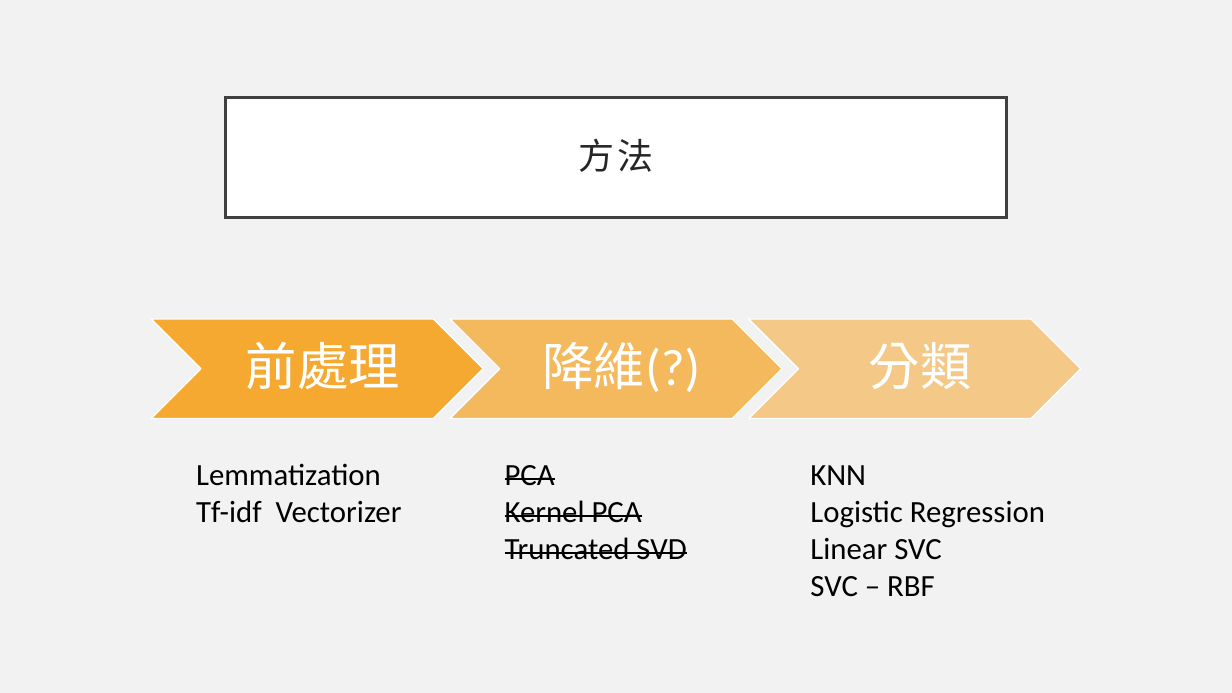
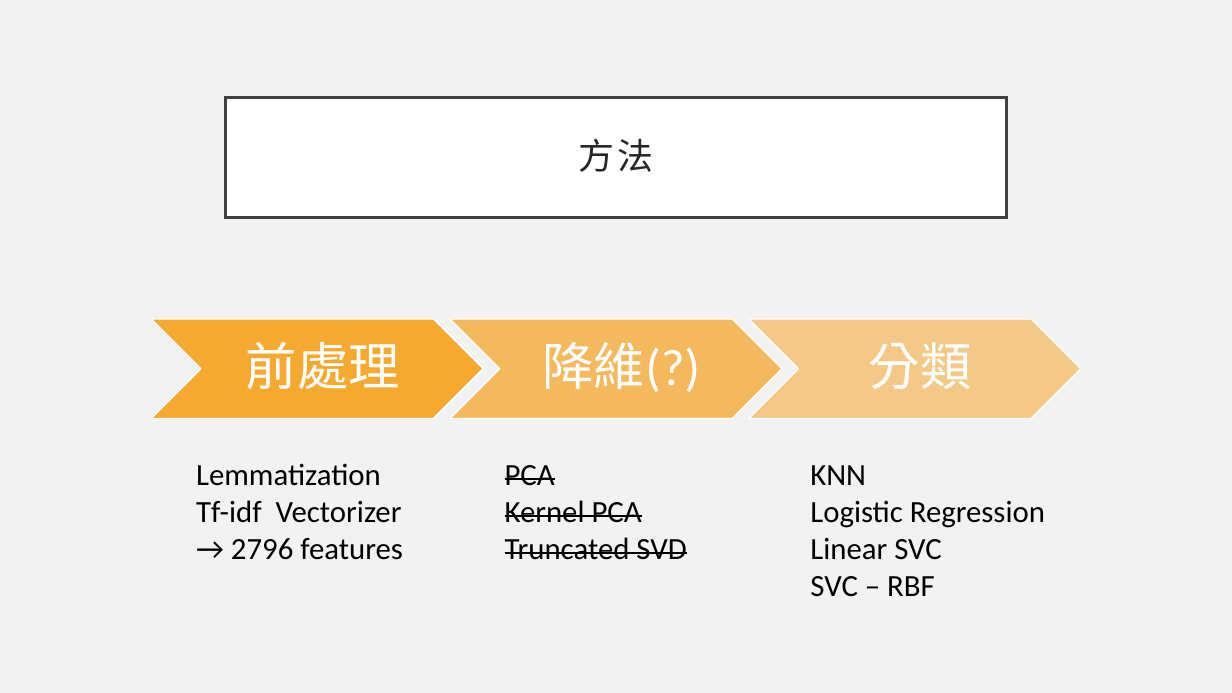
Before and after one commit to huiyu8794/Cuisine-classify, a slide deck: slide 5 of PR_-project-1-2.pptx. Drawn at 1232x693 pixels with LibreOffice and Linux fonts; fonts in the diff are those of the drawing. Boxes give left, top, right and bottom in pixels: in the first picture for what was removed or moved away, otherwise in the second. Text is boxed around its words. In the diff, an @@ line names an element or a change of style, - is before the commit and + after.

```diff
--- a/PR_-project-1-2.pptx
+++ b/PR_-project-1-2.pptx
@@ text at [231, 538, 403, 560]: paragraph added @@
+→ 2796 features
```
Also in this commit, not shown: 1 other slide changed, 31 other files.
